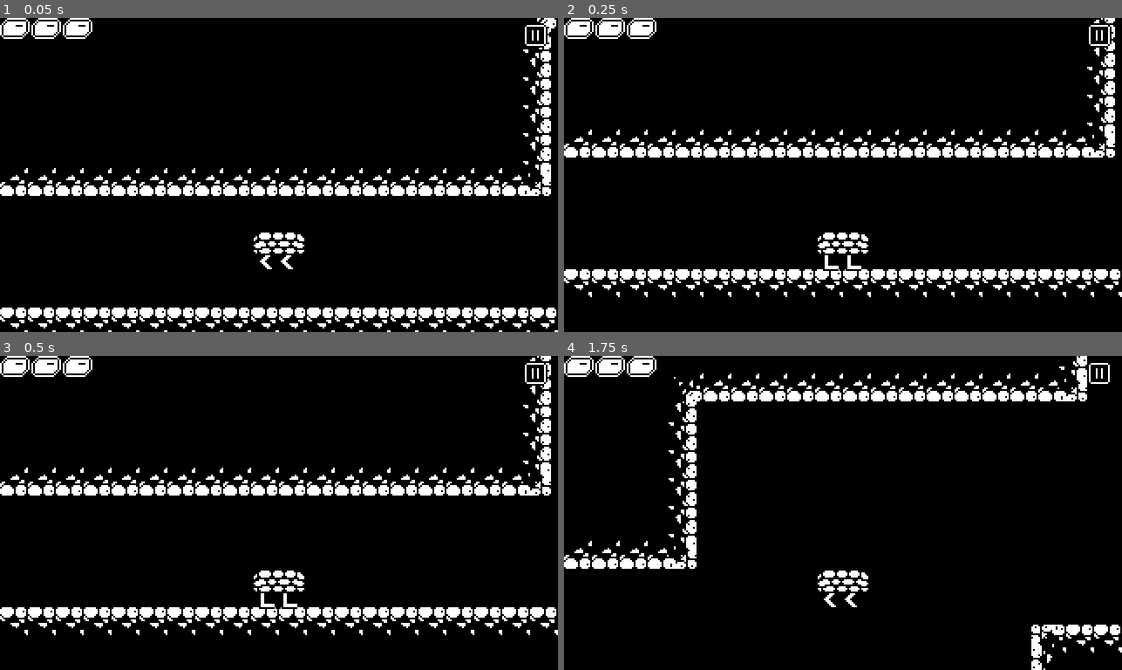
Above: before the commit, frames 1-4 (two rows, left to right).
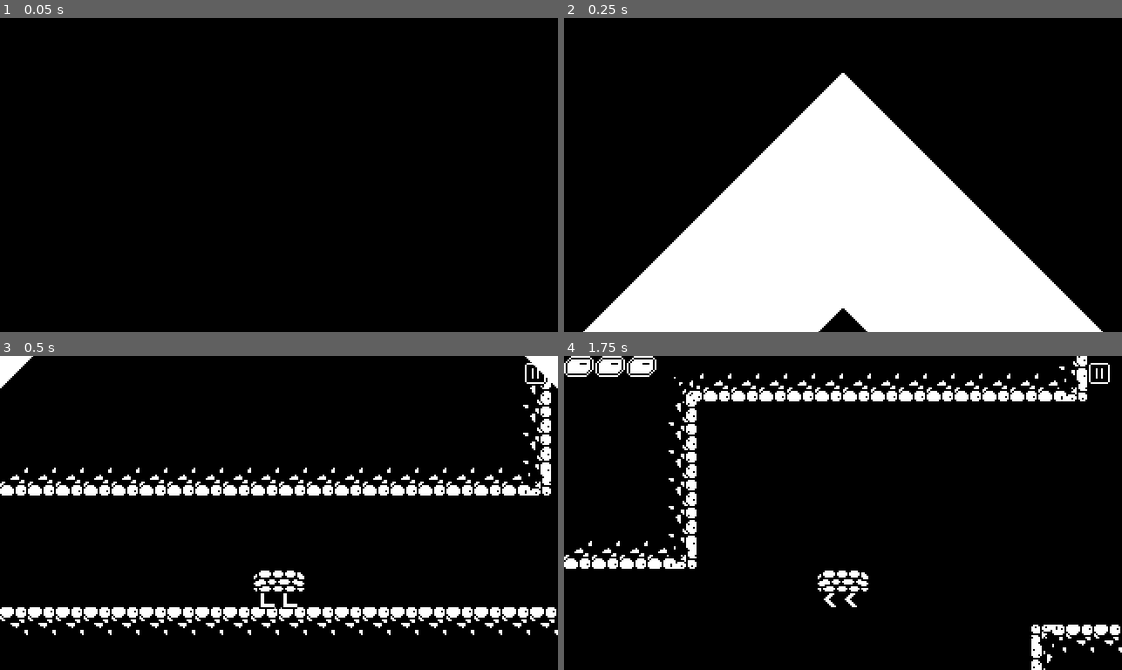
Above: after the commit, the same moments.

Repository: EricElMagenta/TowerSquared
Game: Godot game, scene res://world/tutorial/tutorial_1.tscn
The game is run twice, just before and just after one commit, with the same random seed, the same clock (stepped at 60 frames per second) and the same inputs.
Inputs (mouse positions are in pixels of both pictures, inside the frame that each line leads up to):
- Up to frame 1 (0.05 s): no input
- Up to frame 2 (0.25 s): no input
- Up to frame 3 (0.5 s): no input
- Up to frame 4 (1.75 s): move the mouse to (965, 497) at 0.52 s; hold D (right) from 0.53 s (still down); tap Space (jump) at 0.6, 0.77, 1.07, 1.52, 1.55 s; move the mouse to (731, 528) at 1.27 s; tap F (action) at 1.35 s

The runs differ from the first frame. In frame 1, 8.6% of the frame differs, in the area x 0-100%, y 0-100%; in frame 2, 39%; in frame 3, 0.9%; in frame 4, nothing differs.

Commit message:
Agregada animación de victoria y transición entre niveles.

Diff:
--- a/entities/enemies/enemy_dynamite.gd
+++ b/entities/enemies/enemy_dynamite.gd
@@ -41,6 +41,7 @@
 func get_destroyed():
 	speed = 0
 	hitbox.set_collision_mask_value(2, false)
+	hitbox.set_collision_mask_value(5, false)
 	animated_sprite_2d.play("explode")
 
 func _on_animated_sprite_2d_animation_finished():
--- a/entities/objects/door_stone.gd
+++ b/entities/objects/door_stone.gd
@@ -5,8 +5,12 @@
 
 # NODOS
 @onready var sprite_2d = $Sprite2D
+@onready var area_2d = $Area2D
 
-
-func _on_area_2d_body_entered(body):
-	if body is Player && sprite_2d.frame==0:
-		level_finished.emit()
+func _physics_process(delta):
+	for body in area_2d.get_overlapping_bodies():
+		if (body is Player && body.is_on_floor()) && sprite_2d.frame == 0:
+			body.state_machine.current_state.state_transition.emit(body.state_machine.current_state, "victory")
+			area_2d.set_collision_mask_value(2, false)
+			await get_tree().create_timer(1.3).timeout
+			level_finished.emit()
--- a/entities/objects/door_stone.tscn
+++ b/entities/objects/door_stone.tscn
@@ -20,5 +20,3 @@
 [node name="Sprite2D" type="Sprite2D" parent="."]
 texture = ExtResource("2_p1vvi")
 hframes = 2
-
-[connection signal="body_entered" from="Area2D" to="." method="_on_area_2d_body_entered"]
--- a/entities/player/player.gd
+++ b/entities/player/player.gd
@@ -44,9 +44,6 @@
 
 	# Resetea la vida al máximo
 	player_data.current_health = player_data.max_health
-
-func _physics_process(delta):
-	pass
 
 ##################################### FUNCIONES AUXILIARES ###############################
 # OBTENER DIRECCIÓN
@@ -130,9 +127,6 @@
 		if player_data.current_health <= 0: ded()
 		velocity.y = player_data.knockback_force.y
 
-		print(player_data.current_health)
-
-
 # IMNUNIDAD POST DAÑO
 func get_hit_immunity() -> void:
 	health_changed.emit(player_data.current_health)
@@ -148,6 +142,7 @@
 func ded() -> void:
 	get_tree().call_deferred("reload_current_scene")
 
+
 # EMPUJAR OBJECTOS EMPUJABLES
 #func push_object():
 	#for i in get_slide_collision_count():
--- a/entities/player/player.tscn
+++ b/entities/player/player.tscn
@@ -10,10 +10,24 @@
 [ext_resource type="Script" path="res://states/walk.gd" id="5_63qnm"]
 [ext_resource type="Texture2D" uid="uid://ccuwiiwbb6vam" path="res://assets/player/feet_2.png" id="5_wyfvs"]
 [ext_resource type="Texture2D" uid="uid://law2iw03waoc" path="res://assets/player/feet_3.png" id="6_2w3c5"]
+[ext_resource type="Texture2D" uid="uid://vi1fls6mh4ce" path="res://assets/player/player-victory-Sheet.png" id="6_oifr3"]
 [ext_resource type="Script" path="res://states/jump.gd" id="6_udnbo"]
 [ext_resource type="Script" path="res://states/fall.gd" id="8_6cvpb"]
 [ext_resource type="Script" path="res://entities/player/floor_manager.gd" id="9_ns01a"]
 [ext_resource type="Script" path="res://states/air_jump.gd" id="9_xga2y"]
+[ext_resource type="Script" path="res://states/victory.gd" id="15_uxgkx"]
+
+[sub_resource type="AtlasTexture" id="AtlasTexture_j21rn"]
+atlas = ExtResource("6_oifr3")
+region = Rect2(0, 0, 43, 33)
+
+[sub_resource type="AtlasTexture" id="AtlasTexture_jdqoq"]
+atlas = ExtResource("6_oifr3")
+region = Rect2(43, 0, 43, 33)
+
+[sub_resource type="AtlasTexture" id="AtlasTexture_6408h"]
+atlas = ExtResource("6_oifr3")
+region = Rect2(86, 0, 43, 33)
 
 [sub_resource type="SpriteFrames" id="SpriteFrames_8phsy"]
 animations = [{
@@ -32,6 +46,20 @@
 "loop": true,
 "name": &"jump",
 "speed": 12.0
+}, {
+"frames": [{
+"duration": 5.0,
+"texture": SubResource("AtlasTexture_j21rn")
+}, {
+"duration": 0.5,
+"texture": SubResource("AtlasTexture_jdqoq")
+}, {
+"duration": 40.0,
+"texture": SubResource("AtlasTexture_6408h")
+}],
+"loop": false,
+"name": &"victory",
+"speed": 24.0
 }, {
 "frames": [{
 "duration": 1.0,
@@ -64,7 +92,7 @@
 
 [node name="AnimatedSprite2D" type="AnimatedSprite2D" parent="."]
 sprite_frames = SubResource("SpriteFrames_8phsy")
-animation = &"jump"
+animation = &"victory"
 
 [node name="LabelState" type="Label" parent="."]
 unique_name_in_owner = true
@@ -96,6 +124,9 @@
 [node name="AirJump" type="Node" parent="StateMachine"]
 script = ExtResource("9_xga2y")
 
+[node name="Victory" type="Node" parent="StateMachine"]
+script = ExtResource("15_uxgkx")
+
 [node name="FloorManager" type="Node2D" parent="."]
 script = ExtResource("9_ns01a")
 
--- /dev/null
+++ b/states/victory.gd
@@ -0,0 +1,14 @@
+extends State
+class_name Victory
+
+func Enter():
+	parent.player_animations(self.name)
+
+#	Corrije la posición de las extremidades al hacer la animación de victoria.
+	parent.animated_sprite_2d.position = Vector2(parent.animated_sprite_2d.offset.x - 10 * parent.dir, parent.animated_sprite_2d.offset.y - 13)
+
+func Physics_Update(delta:float):
+	pass
+
+func Exit():
+	pass
--- a/ui/scene_transition.gd
+++ b/ui/scene_transition.gd
@@ -1,11 +1,13 @@
 extends CanvasLayer
+
+signal on_transition_finished
 
 @onready var animation_player = $AnimationPlayer
 
-func _physics_process(delta):
-	stage_transition()
+func next_level_transition():
+	animation_player.play("next_level_transition")
+	#await get_tree().create_timer(0.5).timeout
+	#animation_player.play_backwards("transition")
 
-func stage_transition():
-	animation_player.play("dissolve")
-	await get_tree().create_timer(0.5).timeout
-	animation_player.play_backwards("dissolve")
+func new_level_transition():
+	animation_player.play("new_level_transition")
--- a/ui/scene_transition.tscn
+++ b/ui/scene_transition.tscn
@@ -1,59 +1,70 @@
-[gd_scene load_steps=5 format=3 uid="uid://dgmq0sgply78u"]
+[gd_scene load_steps=7 format=3 uid="uid://dgmq0sgply78u"]
 
 [ext_resource type="Script" path="res://ui/scene_transition.gd" id="1_tpy0d"]
+[ext_resource type="Texture2D" uid="uid://bpsjm55wa8scu" path="res://assets/UI/transition.png" id="2_4dgls"]
 
-[sub_resource type="Animation" id="Animation_nmayw"]
-resource_name = "RESET"
-length = 0.01
+[sub_resource type="Animation" id="Animation_hj8mt"]
+length = 0.001
 tracks/0/type = "value"
 tracks/0/imported = false
 tracks/0/enabled = true
-tracks/0/path = NodePath("ColorRect:modulate")
+tracks/0/path = NodePath("Sprite2D:position")
 tracks/0/interp = 1
 tracks/0/loop_wrap = true
 tracks/0/keys = {
 "times": PackedFloat32Array(0),
 "transitions": PackedFloat32Array(1),
 "update": 0,
-"values": [Color(1, 1, 1, 0)]
+"values": [Vector2(160, 643)]
 }
 
-[sub_resource type="Animation" id="Animation_td2qy"]
-resource_name = "dissolve"
+[sub_resource type="Animation" id="Animation_xlhgy"]
+resource_name = "next_level_transition"
 length = 0.5
 tracks/0/type = "value"
 tracks/0/imported = false
 tracks/0/enabled = true
-tracks/0/path = NodePath("ColorRect:modulate")
+tracks/0/path = NodePath("Sprite2D:position")
 tracks/0/interp = 1
 tracks/0/loop_wrap = true
 tracks/0/keys = {
 "times": PackedFloat32Array(0, 0.5),
 "transitions": PackedFloat32Array(1, 1),
 "update": 0,
-"values": [Color(1, 1, 1, 0), Color(1, 1, 1, 1)]
+"values": [Vector2(160, 635), Vector2(160, 22)]
+}
+
+[sub_resource type="Animation" id="Animation_hnie1"]
+resource_name = "new_level_transition"
+length = 0.5
+tracks/0/type = "value"
+tracks/0/imported = false
+tracks/0/enabled = true
+tracks/0/path = NodePath("Sprite2D:position")
+tracks/0/interp = 1
+tracks/0/loop_wrap = true
+tracks/0/keys = {
+"times": PackedFloat32Array(0, 0.5),
+"transitions": PackedFloat32Array(1, 1),
+"update": 0,
+"values": [Vector2(160, 159), Vector2(160, -455)]
 }
 
 [sub_resource type="AnimationLibrary" id="AnimationLibrary_bcvjg"]
 _data = {
-"RESET": SubResource("Animation_nmayw"),
-"dissolve": SubResource("Animation_td2qy")
+"RESET": SubResource("Animation_hj8mt"),
+"new_level_transition": SubResource("Animation_hnie1"),
+"next_level_transition": SubResource("Animation_xlhgy")
 }
 
 [node name="SceneTransition" type="CanvasLayer"]
 script = ExtResource("1_tpy0d")
 
-[node name="ColorRect" type="ColorRect" parent="."]
-modulate = Color(1, 1, 1, 0)
-anchors_preset = 15
-anchor_right = 1.0
-anchor_bottom = 1.0
-grow_horizontal = 2
-grow_vertical = 2
-mouse_filter = 2
-color = Color(0, 0, 0, 1)
-
 [node name="AnimationPlayer" type="AnimationPlayer" parent="."]
 libraries = {
 "": SubResource("AnimationLibrary_bcvjg")
 }
+
+[node name="Sprite2D" type="Sprite2D" parent="."]
+position = Vector2(160, 643)
+texture = ExtResource("2_4dgls")
--- a/world/tutorial/tutorial_1.gd
+++ b/world/tutorial/tutorial_1.gd
@@ -7,13 +7,24 @@
 @onready var door_stone = $DoorStone
 @onready var health_container = $CanvasLayer/HealthContainer
 @onready var player = $Player
+@onready var scene_transition = $SceneTransition
 
 func _ready():
 	RenderingServer.set_default_clear_color(Color.BLACK)
+
+	# TRANCISIÓN DEL NIVEL
+	scene_transition.new_level_transition()
+	await get_tree().create_timer(0.5).timeout
+
+	# TERMINAR NIVEL
 	door_stone.level_finished.connect(go_to_next_level)
+
+	# VIDA DEL JUGADOR
 	health_container.set_max_health(player.player_data.max_health)
 	#health_container.update_health(player.player_data.max_health) # ¿Es esta línea necesaria?
 	player.health_changed.connect(health_container.update_health)
 
 func go_to_next_level():
+	scene_transition.next_level_transition()
+	await get_tree().create_timer(0.5).timeout
 	get_tree().call_deferred("change_scene_to_packed", next_level)
--- a/world/tutorial/tutorial_1.tscn
+++ b/world/tutorial/tutorial_1.tscn
@@ -11,13 +11,14 @@
 [ext_resource type="PackedScene" uid="uid://bk5vnaecrjq01" path="res://ui/pause_menu.tscn" id="9_oeq48"]
 [ext_resource type="Texture2D" uid="uid://4utidbtgt47n" path="res://assets/UI/button-pause.png" id="10_wi003"]
 [ext_resource type="Theme" uid="uid://i8ek1ejvkff1" path="res://ui/theme_button.tres" id="11_dde5s"]
+[ext_resource type="PackedScene" uid="uid://dgmq0sgply78u" path="res://ui/scene_transition.tscn" id="12_ys628"]
 
 [node name="Tutorial1" type="Node2D"]
 script = ExtResource("1_ucgpn")
 next_level = ExtResource("2_e7tkt")
 
 [node name="DoorStone" parent="." instance=ExtResource("1_kbksk")]
-position = Vector2(1188, -277)
+position = Vector2(1197, -277)
 
 [node name="WorldTileSet1" parent="." instance=ExtResource("2_dmy0k")]
 position = Vector2(-16, 0)
@@ -68,4 +69,6 @@
 offset_bottom = 14.0
 theme = ExtResource("11_dde5s")
 
+[node name="SceneTransition" parent="." instance=ExtResource("12_ys628")]
+
 [connection signal="pressed" from="CanvasLayer/PauseIcon/PauseButton" to="CanvasLayer/PauseMenu" method="_on_pause_button_pressed"]
--- a/world/tutorial/tutorial_2.gd
+++ b/world/tutorial/tutorial_2.gd
@@ -7,12 +7,24 @@
 @onready var door_stone = $DoorStone
 @onready var health_container = $CanvasLayer/HealthContainer
 @onready var player = $Player
+@onready var scene_transition = $SceneTransition
 
 func _ready():
 	RenderingServer.set_default_clear_color(Color.BLACK)
+
+	# TRANCISIÓN DEL NIVEL
+	scene_transition.new_level_transition()
+	await get_tree().create_timer(0.5).timeout
+
+	# TERMINAR NIVEL
 	door_stone.level_finished.connect(go_to_next_level)
+
+	# VIDA DEL JUGADOR
 	health_container.set_max_health(player.player_data.max_health)
+	#health_container.update_health(player.player_data.max_health) # ¿Es esta línea necesaria?
 	player.health_changed.connect(health_container.update_health)
 
 func go_to_next_level():
+	scene_transition.next_level_transition()
+	await get_tree().create_timer(0.5).timeout
 	get_tree().call_deferred("change_scene_to_packed", next_level)
--- a/world/tutorial/tutorial_2.tscn
+++ b/world/tutorial/tutorial_2.tscn
@@ -12,6 +12,7 @@
 [ext_resource type="PackedScene" uid="uid://c2xk2n4yqau76" path="res://entities/enemies/enemy_dynamite.tscn" id="7_3gtma"]
 [ext_resource type="PackedScene" uid="uid://ceryf6c74kncp" path="res://ui/health_container.tscn" id="11_w45p5"]
 [ext_resource type="PackedScene" uid="uid://bk5vnaecrjq01" path="res://ui/pause_menu.tscn" id="12_umxdn"]
+[ext_resource type="PackedScene" uid="uid://dgmq0sgply78u" path="res://ui/scene_transition.tscn" id="13_4h4hn"]
 
 [node name="Tutorial2" type="Node2D"]
 script = ExtResource("1_52r1m")
@@ -60,18 +61,17 @@
 
 [node name="EnemyDynamite" parent="." instance=ExtResource("7_3gtma")]
 position = Vector2(-106, 192)
-scale = Vector2(1.2, 1.2)
 
 [node name="EnemyDynamite2" parent="." instance=ExtResource("7_3gtma")]
 position = Vector2(-277, 175)
-scale = Vector2(1.2, 1.2)
 
 [node name="EnemyDynamite3" parent="." instance=ExtResource("7_3gtma")]
 position = Vector2(-217, 16)
-scale = Vector2(1.2, 1.2)
 
 [node name="CanvasLayer" type="CanvasLayer" parent="."]
 
 [node name="HealthContainer" parent="CanvasLayer" instance=ExtResource("11_w45p5")]
 
 [node name="PauseMenu" parent="CanvasLayer" instance=ExtResource("12_umxdn")]
+
+[node name="SceneTransition" parent="." instance=ExtResource("13_4h4hn")]
--- a/world/tutorial/tutorial_3.gd
+++ b/world/tutorial/tutorial_3.gd
@@ -8,17 +8,29 @@
 @onready var health_container = $CanvasLayer/HealthContainer
 @onready var player = $Player
 @onready var button = $Button
+@onready var scene_transition = $SceneTransition
 
 func _ready():
 	RenderingServer.set_default_clear_color(Color.BLACK)
+
+	# TRANCISIÓN DEL NIVEL
+	scene_transition.new_level_transition()
+	await get_tree().create_timer(0.5).timeout
+
+	# TERMINAR NIVEL
 	door_stone.level_finished.connect(go_to_next_level)
+
+	# VIDA DEL JUGADOR
 	health_container.set_max_health(player.player_data.max_health)
 	player.health_changed.connect(health_container.update_health)
+
+	# OBJETOS
 	button.button_pressed.connect(open_dohhr)
-
 	door_stone.sprite_2d.frame = 1
 
 func go_to_next_level():
+	scene_transition.next_level_transition()
+	await get_tree().create_timer(0.5).timeout
 	get_tree().call_deferred("change_scene_to_packed", next_level)
 
 func open_dohhr():
--- a/world/tutorial/tutorial_3.tscn
+++ b/world/tutorial/tutorial_3.tscn
@@ -13,6 +13,7 @@
 [ext_resource type="PackedScene" uid="uid://dlvwc64hbl2fb" path="res://entities/objects/damaged_box.tscn" id="11_m5wk5"]
 [ext_resource type="PackedScene" uid="uid://dlgi51sve5pnm" path="res://entities/enemies/enemy_flying_bomb.tscn" id="12_q6c85"]
 [ext_resource type="PackedScene" uid="uid://bk5vnaecrjq01" path="res://ui/pause_menu.tscn" id="13_amdd0"]
+[ext_resource type="PackedScene" uid="uid://dgmq0sgply78u" path="res://ui/scene_transition.tscn" id="14_tl7wv"]
 
 [node name="Tutorial3" type="Node2D"]
 script = ExtResource("1_ese5q")
@@ -95,3 +96,5 @@
 [node name="HealthContainer" parent="CanvasLayer" instance=ExtResource("7_vqksp")]
 
 [node name="PauseMenu" parent="CanvasLayer" instance=ExtResource("13_amdd0")]
+
+[node name="SceneTransition" parent="." instance=ExtResource("14_tl7wv")]
Binary file added: assets/UI/transition.png
Not shown, added: assets/UI/transition.png.import
Binary file added: assets/player/player-victory-Sheet.png
Not shown, added: assets/player/player-victory-Sheet.png.import
Binary file added: assets/player/player-victory.aseprite
Not shown: 1 places in entities/player/player.tscn that only renumber resources
Not shown: 1 places in world/tutorial/tutorial_1.tscn that only renumber resources
Not shown: 1 places in world/tutorial/tutorial_2.tscn that only renumber resources
Not shown: 1 places in world/tutorial/tutorial_3.tscn that only renumber resources
